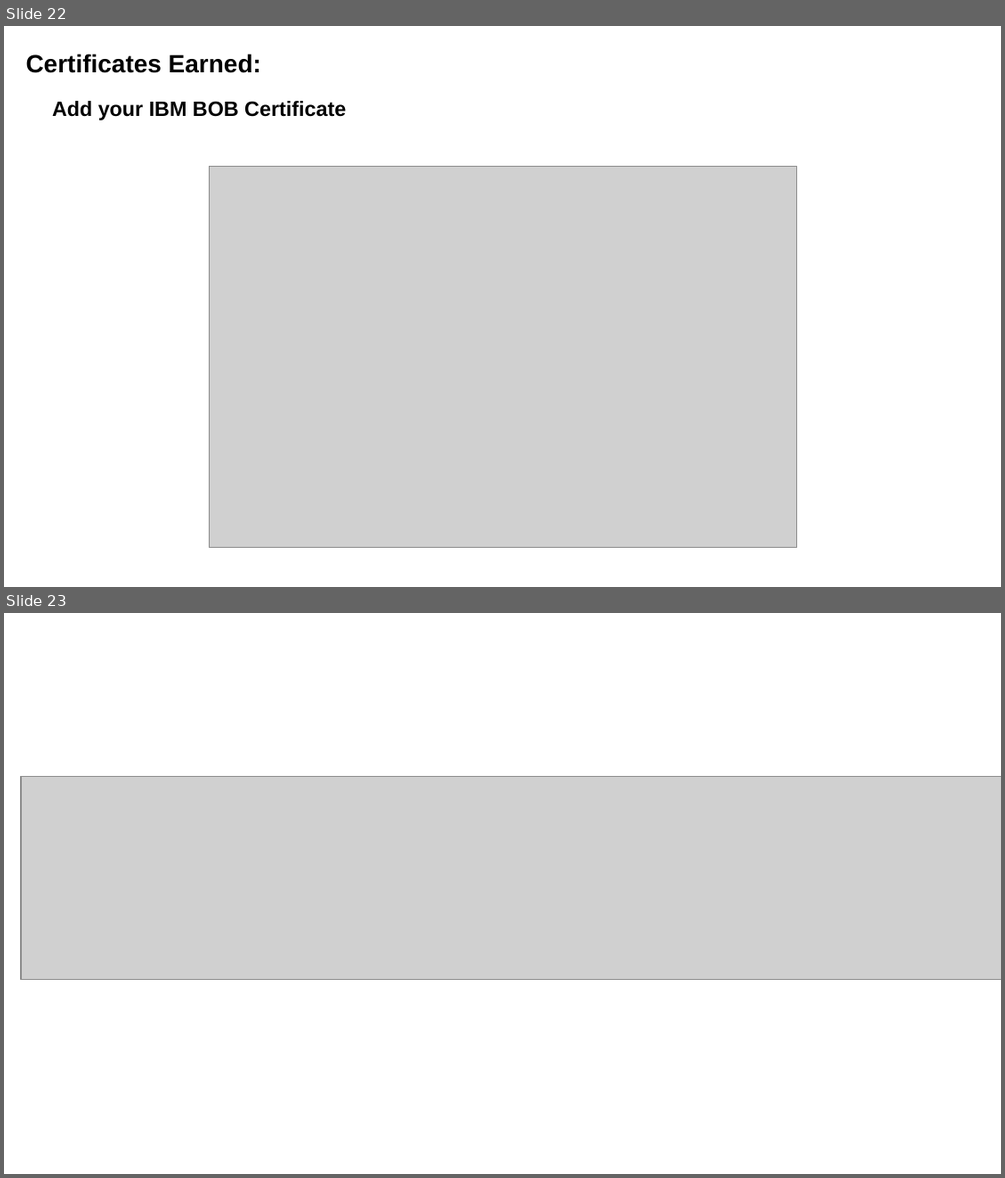
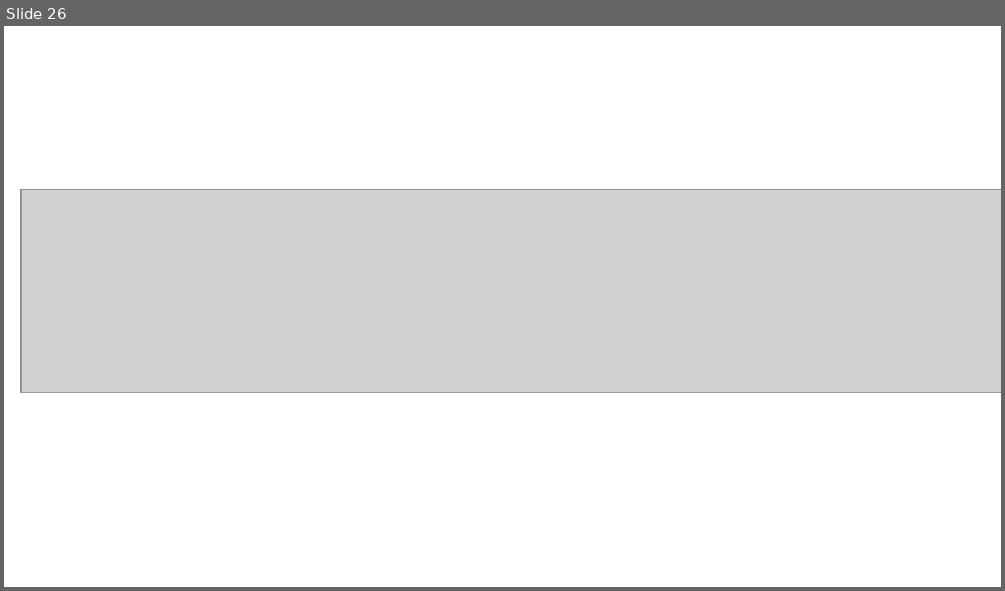
Before and after one commit to Gulshan-web/Fitness-Buddy, a slide deck: Fitness Buddy.pptx. Shown one above the other, each under a label of ours: slides 22 and 23 before the commit, slide 26 after it. The pictures are 1005x1178 and 1005x591 pixels, drawn with LibreOffice and Linux fonts; fonts in the diff are those of the drawing; grey boxes stand for pictures. Boxes give left, top, right and bottom in pixels: in the first picture for what was removed or moved away, otherwise in the second. Text is boxed around its words. In the diff, an @@ line names an element or a change of style, - is before the commit and + after.

```diff
--- a/Fitness Buddy.pptx
+++ b/Fitness Buddy.pptx
@@ slide 22 removed at (x1=4, y1=26, x2=1001, y2=587), background #FFFFFF @@
@@ text removed at (x1=26, y1=54, x2=261, y2=73) @@
-Certificates Earned:
@@ text removed at (x1=52, y1=101, x2=346, y2=120) @@
-Add your IBM BOB Certificate
@@ picture removed at (x1=210, y1=166, x2=796, y2=547) @@
@@ what was slide 23 is now slide 26 @@
```
Also in this commit, not shown: 4 slides added.
